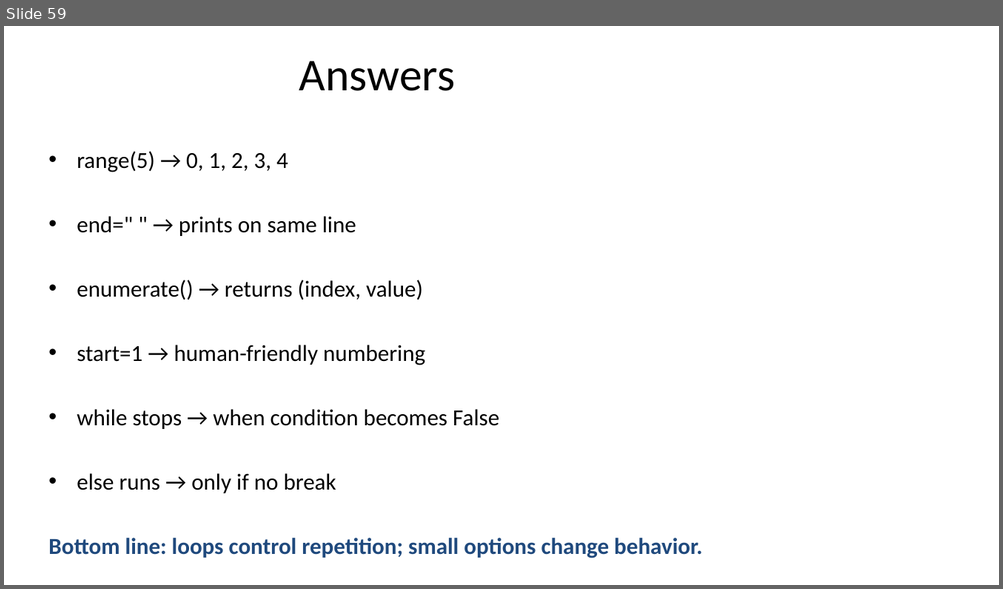
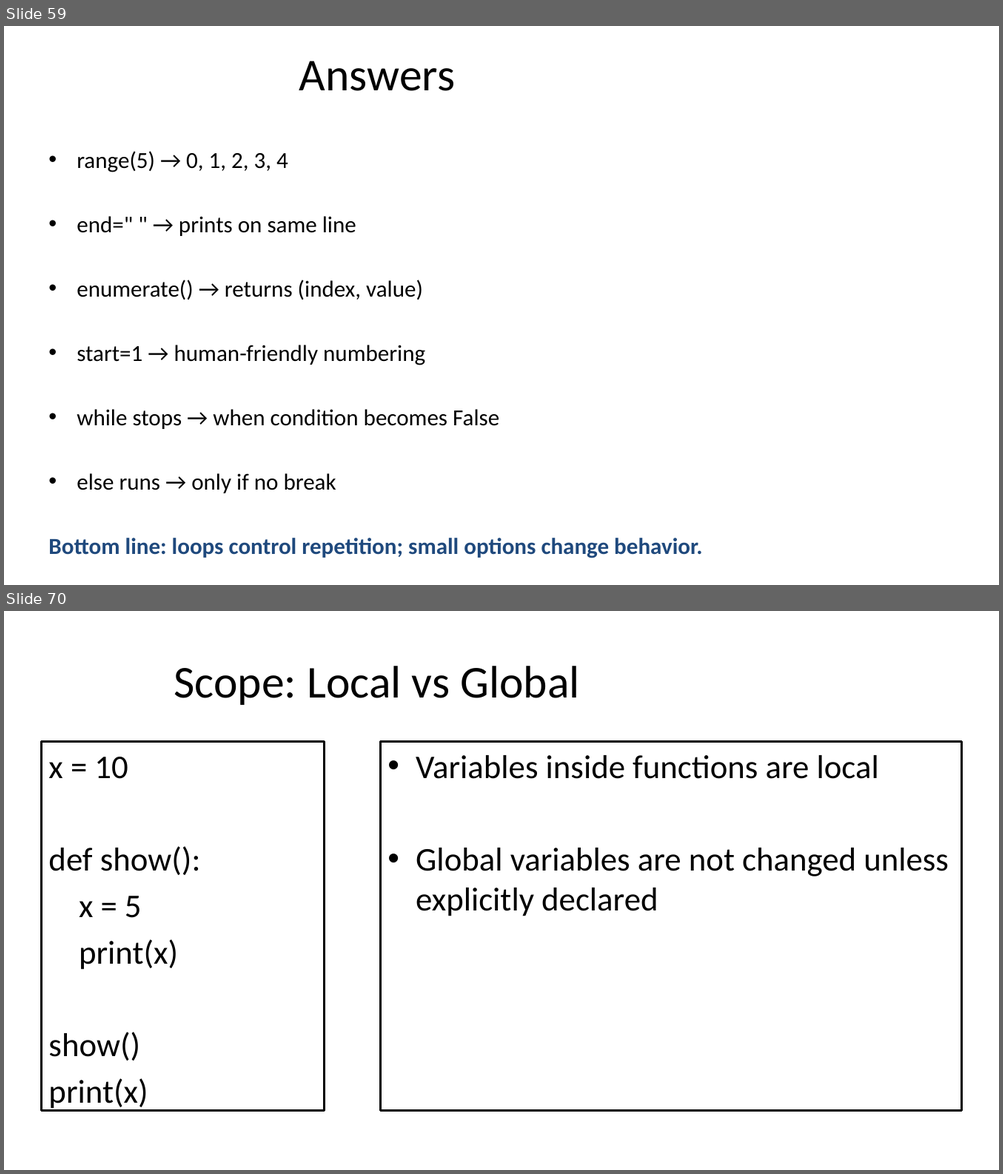
Before and after one commit to seanwhs/3-Day-Python-Crash-Course, a slide deck: Python_Crash_Course_2025.pptx. Shown one above the other, each under a label of ours: slide 59 before the commit, slides 59 and 70 after it; the slides between them are not shown. The pictures are 1003x589 and 1003x1174 pixels, drawn with LibreOffice and Linux fonts; fonts in the diff are those of the drawing. Boxes give left, top, right and bottom in pixels: in the first picture for what was removed or moved away, otherwise in the second. Text is boxed around its words. In the diff, an @@ line names an element or a change of style, - is before the commit and + after.

```diff
--- a/Python_Crash_Course_2025.pptx
+++ b/Python_Crash_Course_2025.pptx
@@ slide 70 added at box(4, 611, 999, 1170), background #FFFFFF @@
@@ title added at box(174, 666, 579, 705), 44 pt, text #000000 @@
+Scope: Local vs Global
@@ text added at box(41, 741, 324, 1111), fill #FFFFFF, outline #000000 2 pt, 32 pt, text #000000 @@
+x = 10
+def show():
+x = 5
+print(x)
+show()
+print(x)
@@ rectangle added at box(380, 741, 962, 1111), fill #FFFFFF, outline #000000 2 pt, 32 pt, text #000000 @@
+• Variables inside functions are local
+• Global variables are not changed unless explicitly declared
```
Also in this commit, not shown: 1 slide changed, 21 other slides added, 1 slide removed.
